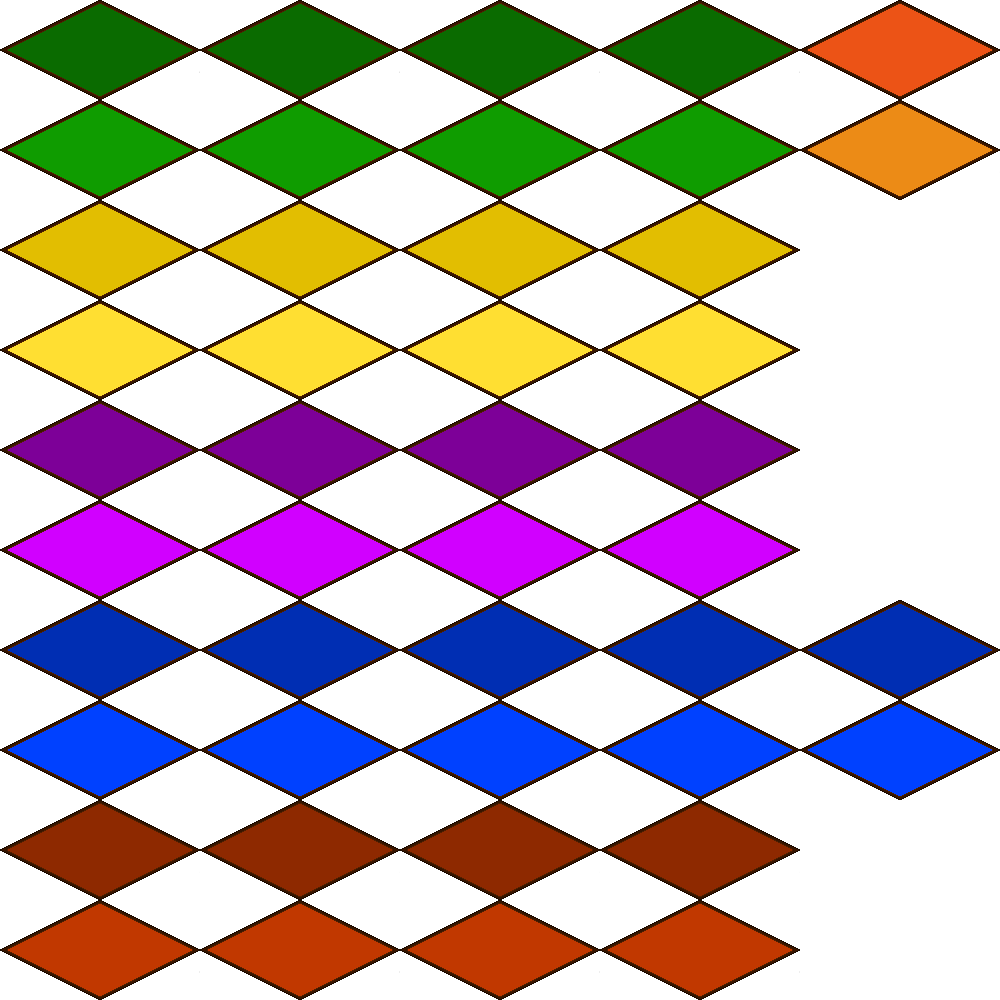
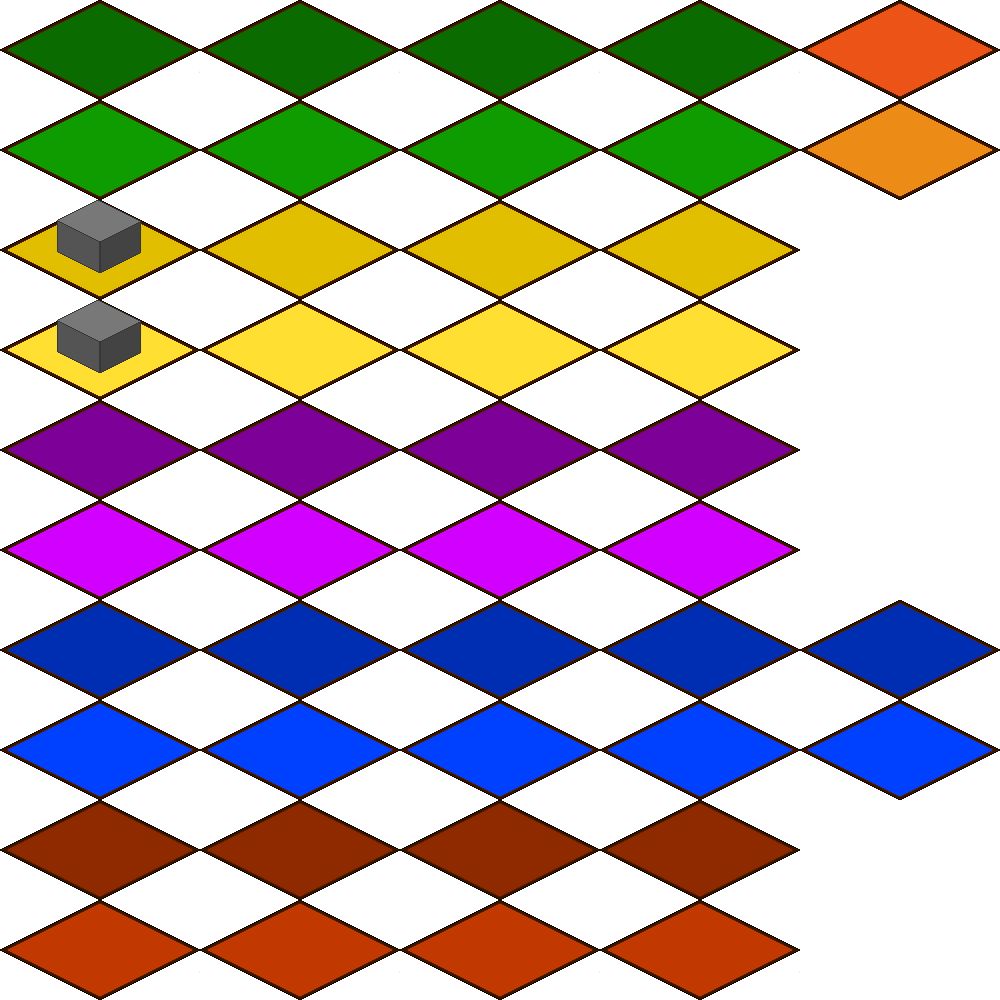
Two versions of the same layered image (1000 × 1000). Layer-by-layer changes:
added layer "wiatrak. kopia" above "wiatrak" over left=57, top=300, right=142, bottom=396
added layer "wiatrak" above "housing. kopia #3" over left=57, top=200, right=142, bottom=296
